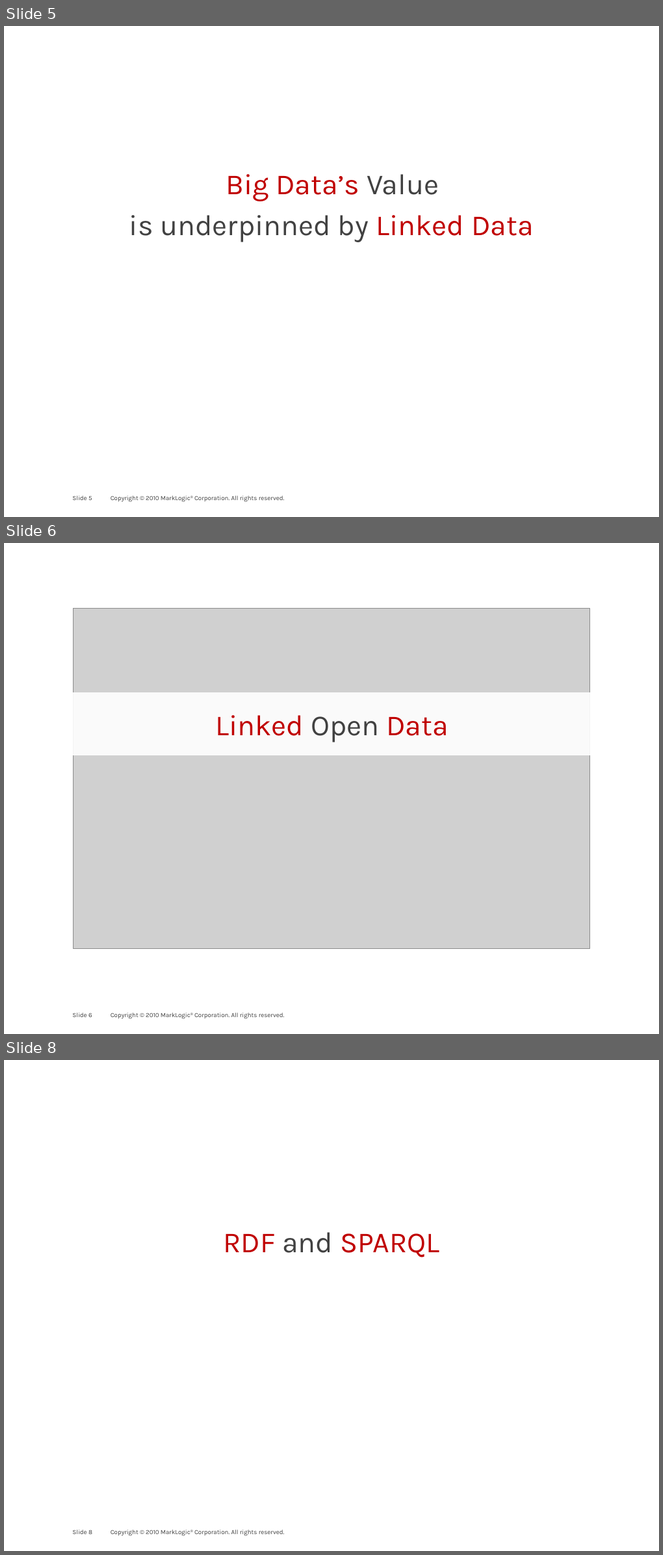
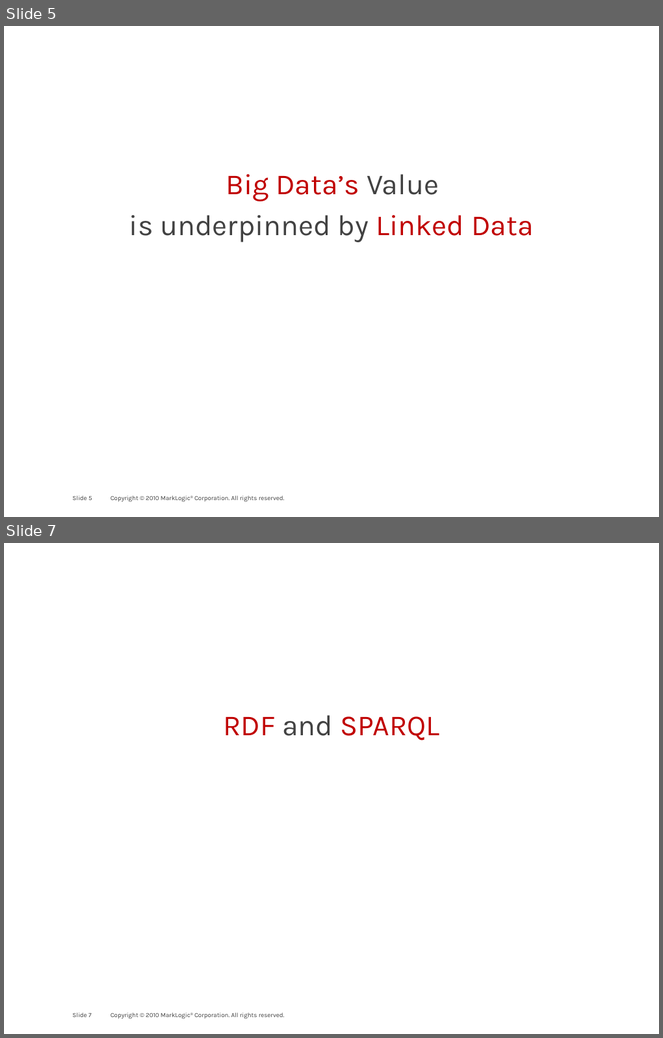
Before and after one commit to philipfennell/grasp, a slide deck: docs/marklogic_and_the_linked-data_connection.pptx. Shown one above the other, each under a label of ours: slides 5, 6 and 8 before the commit, slides 5 and 7 after it; the slides between them are not shown. The pictures are 663x1555 and 663x1038 pixels, drawn with LibreOffice and Linux fonts; fonts in the diff are those of the drawing; grey boxes stand for pictures; background and template pictures are left out. Boxes give left, top, right and bottom in pixels: in the first picture for what was removed or moved away, otherwise in the second. Text is boxed around its words. In the diff, an @@ line names an element or a change of style, - is before the commit and + after.

```diff
--- a/docs/marklogic_and_the_linked-data_connection.pptx
+++ b/docs/marklogic_and_the_linked-data_connection.pptx
@@ slide 6 removed at (4, 543, 659, 1034), background #FFFFFF; not listed: 2 template elements that a slide beside it also shows @@
@@ picture removed at (74, 608, 590, 949) @@
@@ rectangle removed at (54, 693, 610, 756) @@
-Linked Open Data
@@ what was slide 8 is now slide 7 @@
@@ page number at (72, 1013, 92, 1017): text changed @@
-Slide 8
+Slide 7
```
Also in this commit, not shown: 3 slides changed, 1 other file.
